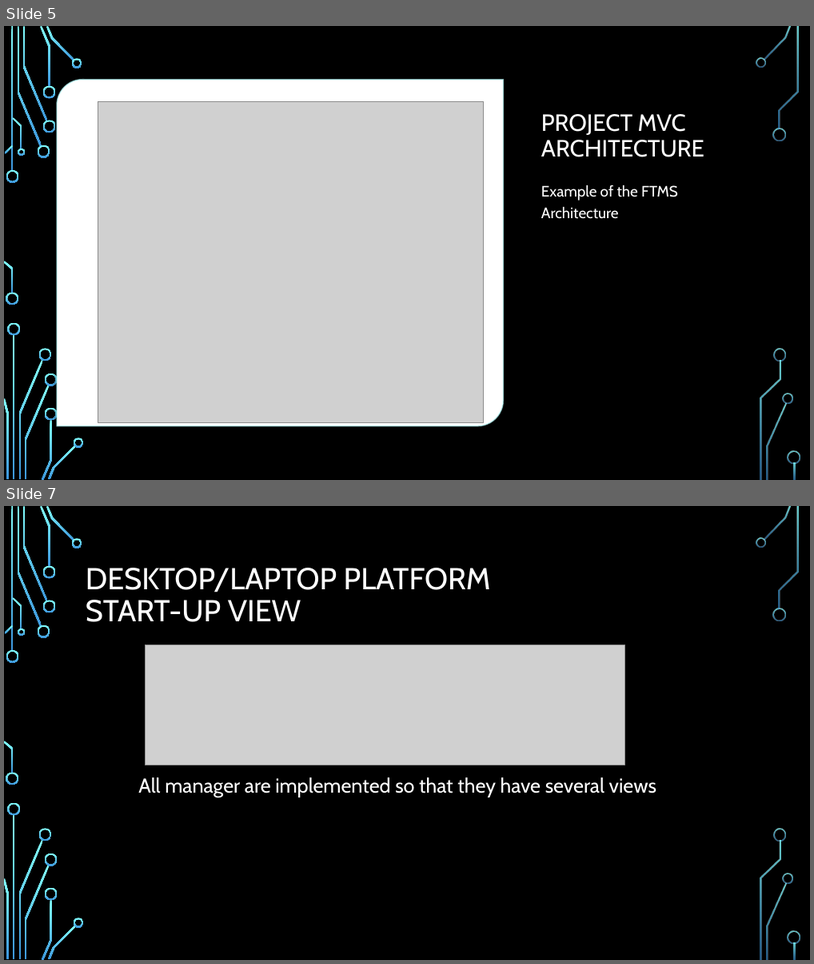
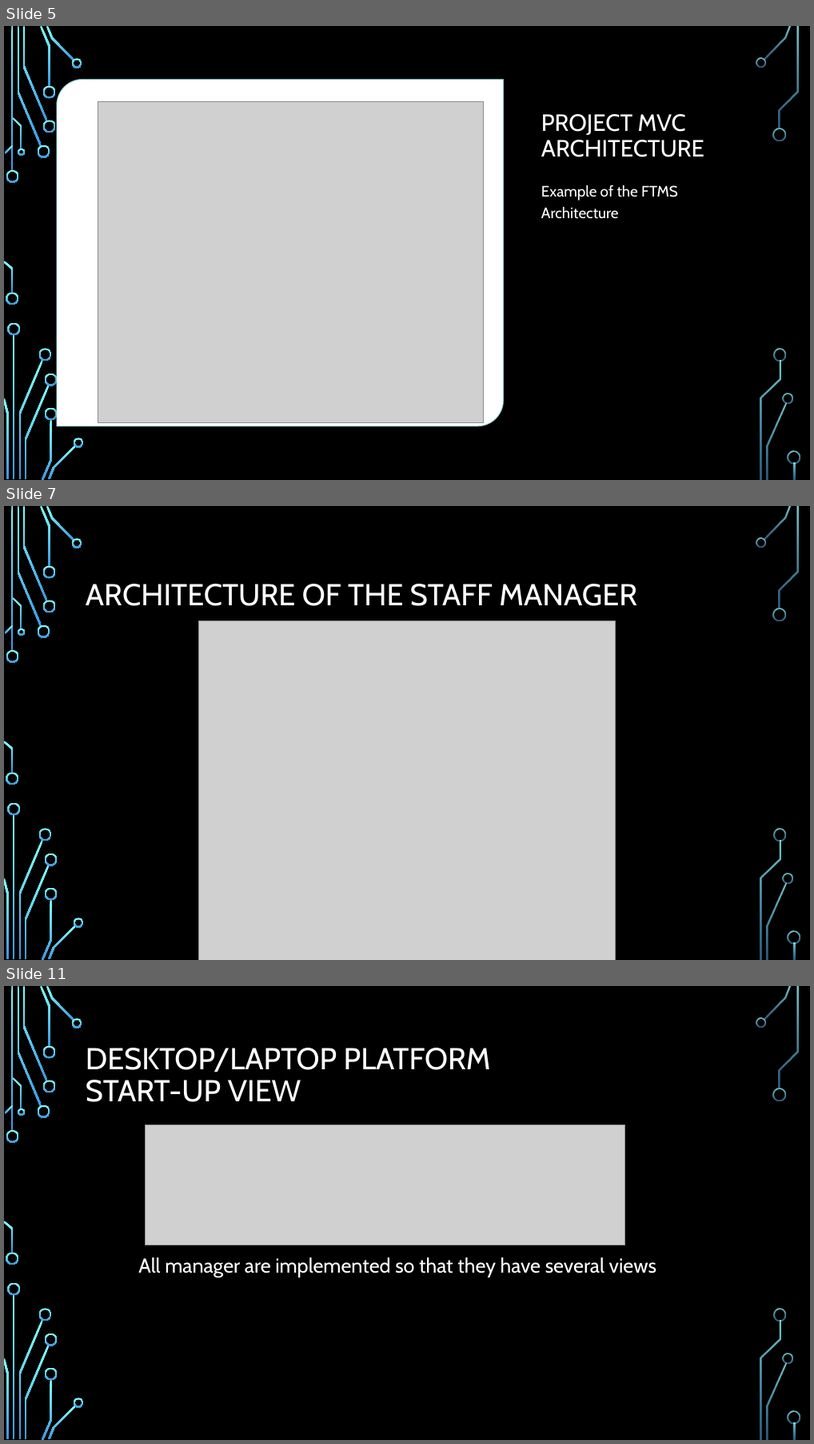
Before and after one commit to MaryAnnChev/Term-Project, a slide deck: ECSE321 presentation group 11 V2.pptx. Shown one above the other, each under a label of ours: slides 5 and 7 before the commit, slides 5, 7 and 11 after it; the slides between them are not shown. The pictures are 814x964 and 814x1444 pixels, drawn with LibreOffice and Linux fonts; fonts in the diff are those of the drawing; grey boxes stand for pictures; background and template pictures are left out. Boxes give left, top, right and bottom in pixels: in the first picture for what was removed or moved away, otherwise in the second. Text is boxed around its words. In the diff, an @@ line names an element or a change of style, - is before the commit and + after.

```diff
--- a/ECSE321 presentation group 11 V2.pptx
+++ b/ECSE321 presentation group 11 V2.pptx
@@ slide 7 added at (x1=4, y1=506, x2=810, y2=960), background picture (left out); not listed: 36 template elements that a slide beside it also shows @@
@@ title added at (x1=86, y1=584, x2=638, y2=606), 36 pt, text #FFFFFF @@
+ARCHITECTURE OF THE STAFF MANAGER
@@ picture added at (x1=198, y1=621, x2=615, y2=960) @@
@@ what was slide 7 is now slide 11 @@
```
Also in this commit, not shown: 4 other slides added, 1 slide removed.
